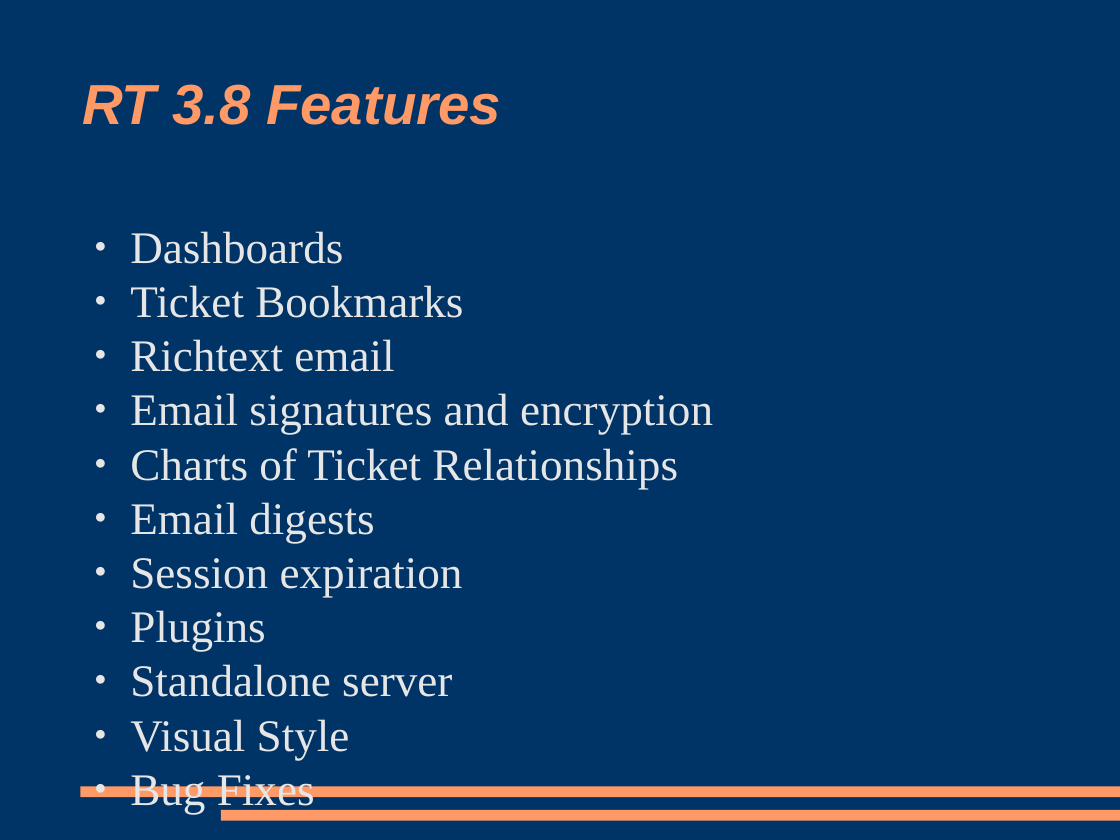
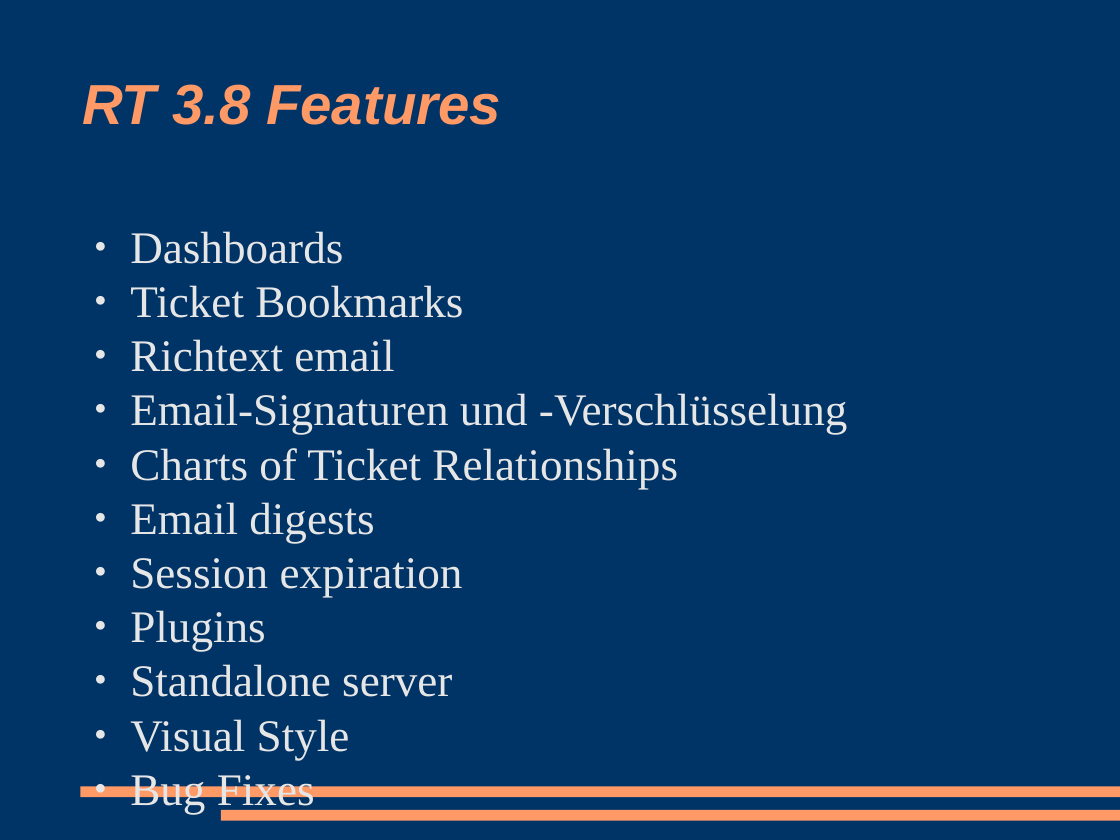
Before and after one commit to racke/Presentations, a slide deck: slide 5 of pws2009/rt38.odp. Drawn at 1120x840 pixels with LibreOffice and Linux fonts; fonts in the diff are those of the drawing. Boxes give left, top, right and bottom in pixels: in the first picture for what was removed or moved away, otherwise in the second. Text is boxed around its words. In the diff, an @@ line names an element or a change of style, - is before the commit and + after.

```diff
--- a/pws2009/rt38.odp
+++ b/pws2009/rt38.odp
@@ text at (130,393,847,435): text changed @@
-● Email signatures and encryption
+● Email-Signaturen und -Verschlüsselung
```
Also in this commit, not shown: 2 other slides changed, 4 other files.
